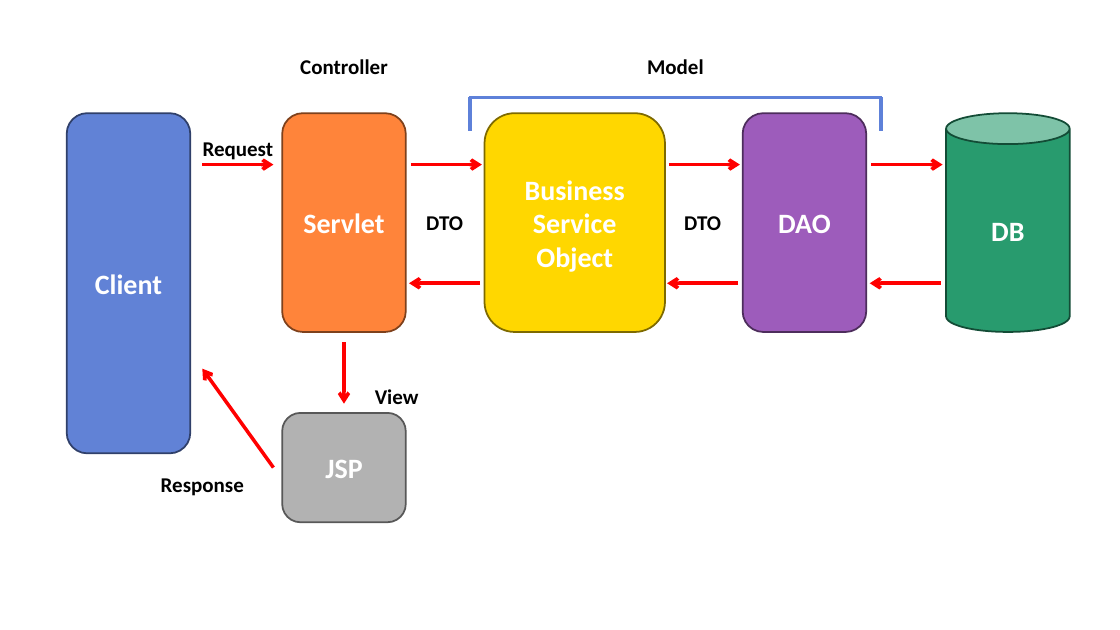
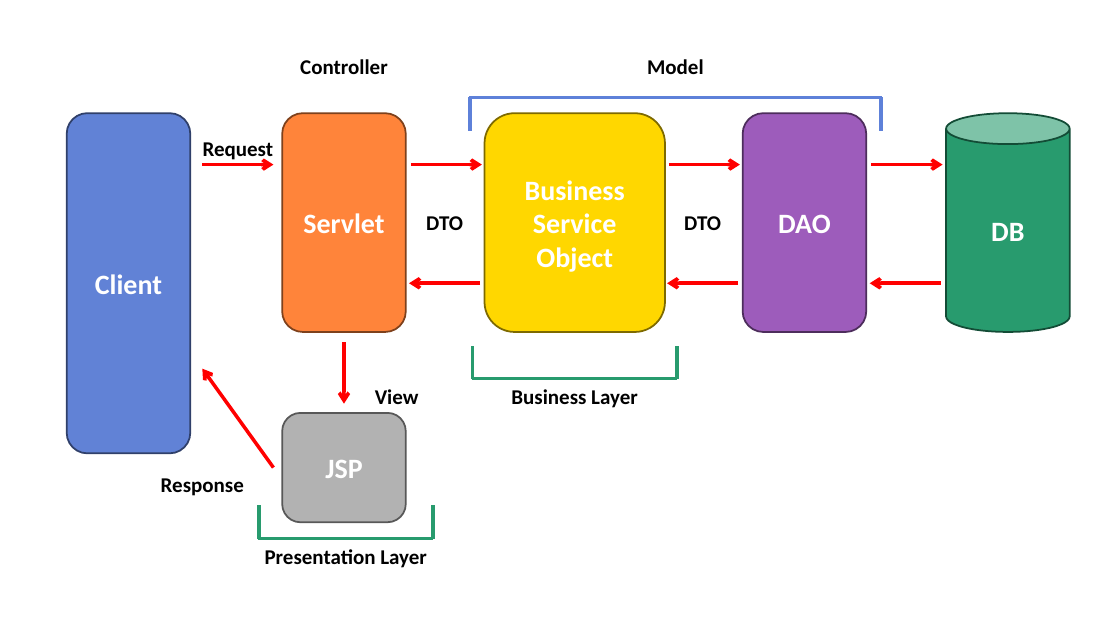
Before and after one commit to Nephelai/nephelai.github.io, a slide deck: slide 8 of etc/images.pptx. Drawn at 1120x630 pixels with LibreOffice and Linux fonts; fonts in the diff are those of the drawing. Boxes give left, top, right and bottom in pixels: in the first picture for what was removed or moved away, otherwise in the second. Text is boxed around its words. In the diff, an @@ line names an element or a change of style, - is before the commit and + after.

```diff
--- a/etc/images.pptx
+++ b/etc/images.pptx
@@ line added from (473, 379) to (473, 345), #289B6E 3 pt @@
@@ line added from (677, 379) to (677, 345), #289B6E 3 pt @@
@@ line added from (472, 379) to (678, 379), #289B6E 3 pt @@
@@ text added at <box>511,389,638,408</box>, 18 pt, text #000000, bold @@
+Business Layer
@@ line added from (259, 539) to (259, 506), #289B6E 3 pt @@
@@ line added from (433, 539) to (433, 506), #289B6E 3 pt @@
@@ line added from (259, 539) to (434, 539), #289B6E 3 pt @@
@@ text added at <box>265,549,427,568</box>, 18 pt, text #000000, bold @@
+Presentation Layer
```
Also in this commit, not shown: 1 other file.
